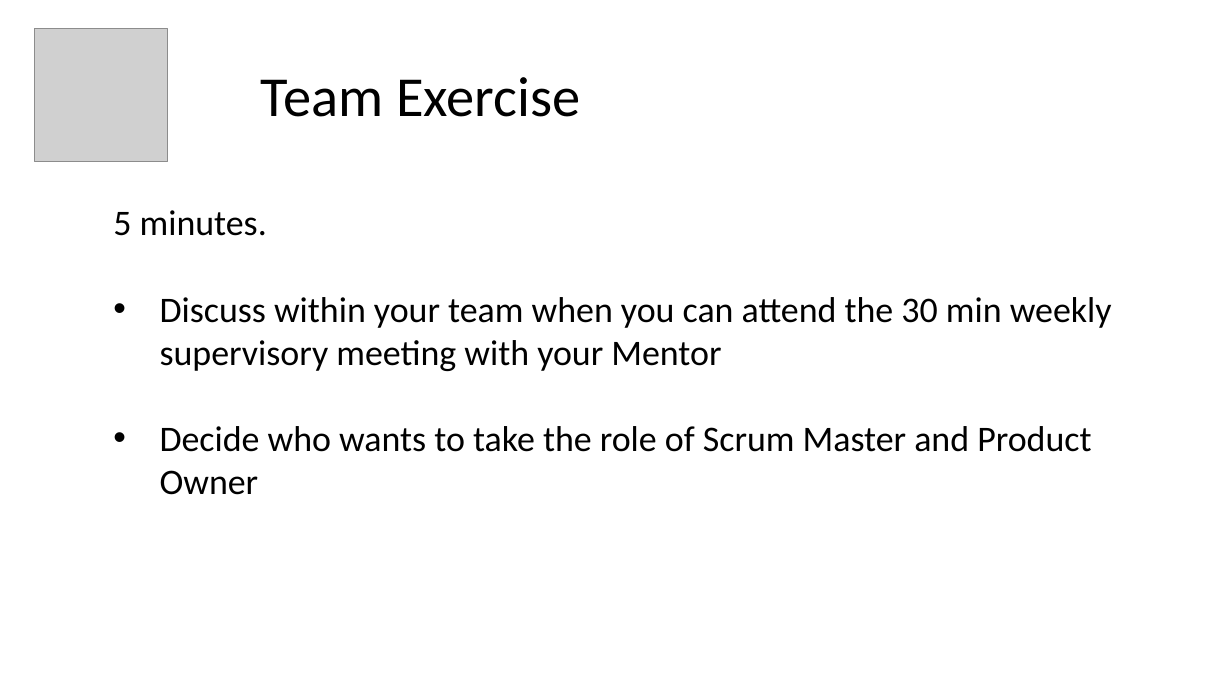
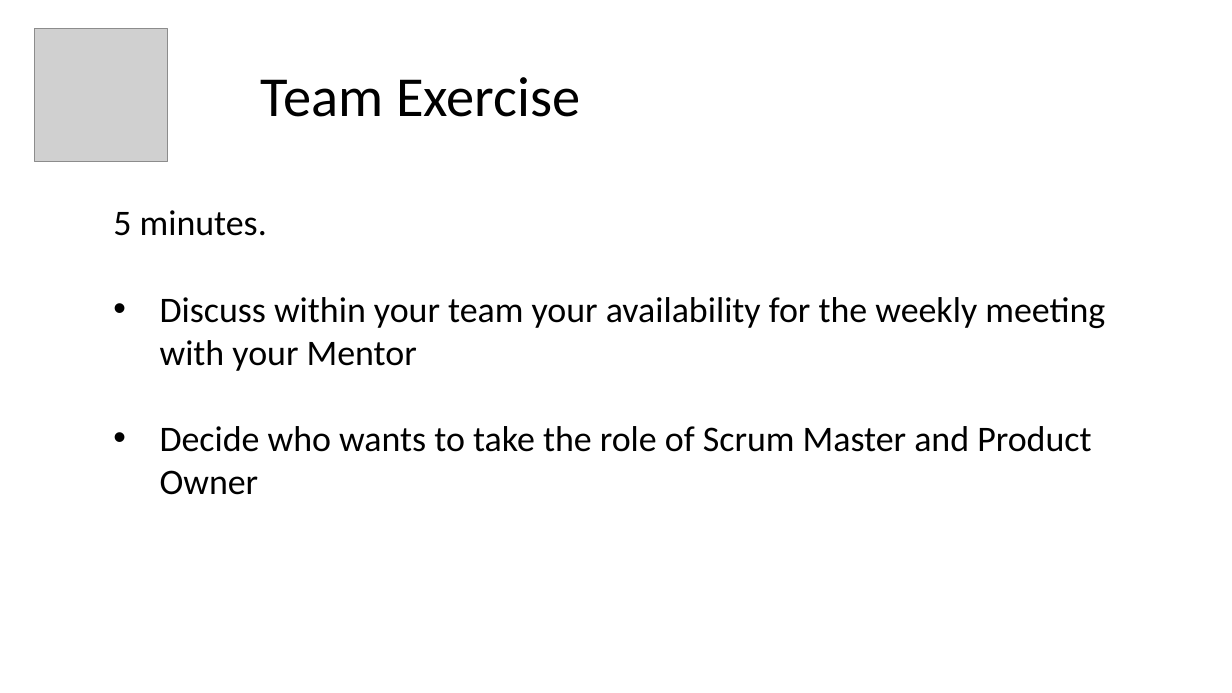
Before and after one commit to paulcalverley/paulcalverley, a slide deck: slide 12 of Week2_2025_DB.pptx. Drawn at 1232x693 pixels with LibreOffice and Linux fonts; fonts in the diff are those of the drawing; grey boxes stand for pictures. Boxes give left, top, right and bottom in pixels: in the first picture for what was removed or moved away, otherwise in the second. Text is boxed around its words. In the diff, an @@ line names an element or a change of style, - is before the commit and + after.

```diff
--- a/Week2_2025_DB.pptx
+++ b/Week2_2025_DB.pptx
@@ text at (x1=160, y1=297, x2=1105, y2=371): text changed @@
-• Discuss within your team when you can attend the 30 min weekly supervisory meeting with your Mentor
+• Discuss within your team your availability for the weekly meeting with your Mentor
```
Also in this commit, not shown: 1 other file.
